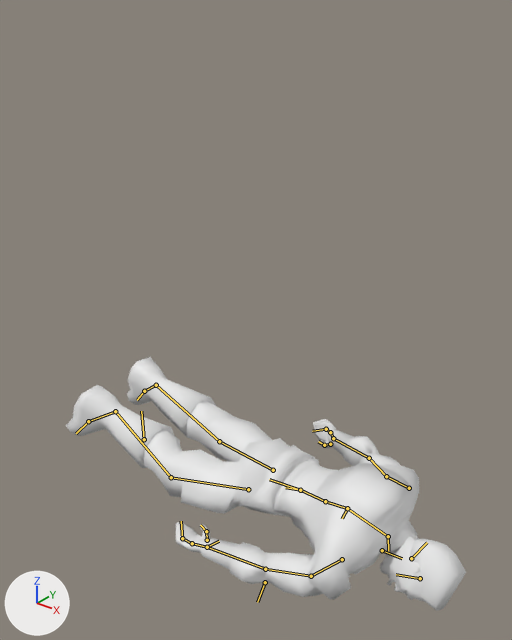
Renders of the Blender file xreal/base/models/players/xsarge/sargeRigged2.blend from each side of a commit.
Camera for both pictures: a 50 mm lens placed at (10.92, -9.34, 10.02), pointed at (3.16, 0.36, 4.01). Every picture has the same lights, and +X, +Y and +Z are marked at lower left. Both versions are drawn at the pose saved in each file; the numbers are the values there. The bones that bend it are drawn over the model as lines.

Objects in the first picture: 'SargeBody', 'SargeHair', 'SargeHead01'.
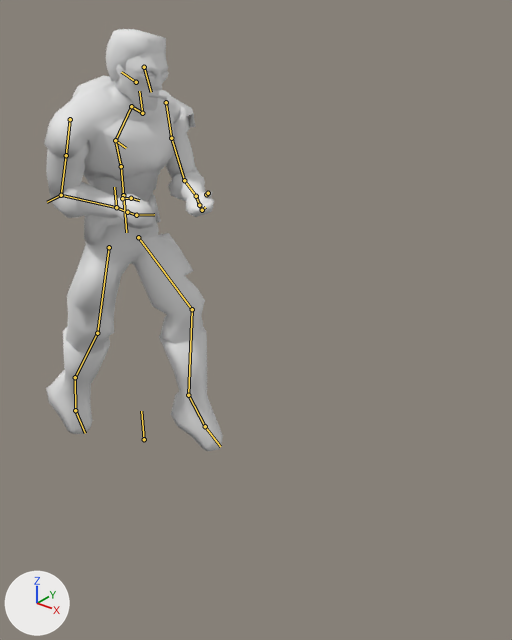
The edits, one by one:
Bone 'Main_Torso' (bone_main_torso) moves from (0.0, 5.04, 4.65) to (0.0, -0.2, 0.0).
Bone 'Main_Torso' (bone_main_torso) turns from (-70, 0, 0) to (0, 0, 0) degrees about its own x, y and z.
Bone 'Leg.1_L' (bone_leg_1_l) turns from (-3, 16, -20) to (-1, -7, 31) degrees about its own x, y and z.
Bone 'Leg.2_L' (bone_leg_2_l) turns from (4, -11, 6) to (23, 5, 2) degrees about its own x, y and z.
Bone 'Foot_L' (bone_foot_l) moves from (0.0, 0.01, 0.01) to (0.0, 0.0, 0.0).
Bone 'Foot_L' (bone_foot_l) turns from (9, -1, -6) to (32, 6, -11) degrees about its own x, y and z.
Bone 'Toe_L' (bone_toe_l) turns from (25, 2, 1) to (10, 0, -1) degrees about its own x, y and z.
Bone 'Leg.1_R' (bone_leg_1_r) turns from (-3, -3, 18) to (-3, -23, 15) degrees about its own x, y and z.
Bone 'Leg.2_R' (bone_leg_2_r) turns from (7, 9, -11) to (4, 20, -18) degrees about its own x, y and z.
Bone 'Foot_R' (bone_foot_r) moves from (0.0, -0.01, -0.01) to (0.0, 0.0, 0.0).
Bone 'Foot_R' (bone_foot_r) turns from (10, -11, 11) to (22, -4, 11) degrees about its own x, y and z.
Bone 'Toe_R' (bone_toe_r) turns from (20, -4, -1) to (5, 0, 1) degrees about its own x, y and z.
Bone 'Torso' (bone_torso) turns from (-10, 0, 0) to (0, 0, 0) degrees about its own x, y and z.
Bone 'Spine.1' (bone_spine_1) turns from (8, 0, 0) to (0, 0, 0) degrees about its own x, y and z.
Bone 'Spine.2' (bone_spine_2) turns from (3, 0, 0) to (0, 0, 0) degrees about its own x, y and z.
Bone 'Spine.3' (bone_spine_3) turns from (4, 0, 0) to (31, 0, 0) degrees about its own x, y and z.
Bone 'Arm.1_L' (bone_arm_1_l) turns from (-16, 30, 4) to (13, -6, 39) degrees about its own x, y and z.
Bone 'Arm.2_L' (bone_arm_2_l) turns from (-5, 0, -19) to (-18, -2, -15) degrees about its own x, y and z.
Bone 'Arm.3_L' (bone_arm_3_l) turns from (31, -35, -4) to (-52, -50, 87) degrees about its own x, y and z.
Bone 'Hand.1_L' (bone_hand_1_l) turns from (-5, 0, -2) to (0, 0, 0) degrees about its own x, y and z.
Bone 'Hand.2_L' (bone_hand_2_l) turns from (7, -1, 8) to (0, 0, 0) degrees about its own x, y and z.
Bone 'Hand.3_L' (bone_hand_3_l) turns from (-18, 0, 2) to (0, 0, 0) degrees about its own x, y and z.
Bone 'Thumb.1_L' (bone_thumb_1_l) turns from (-22, -3, -2) to (0, 0, 0) degrees about its own x, y and z.
Bone 'Thumb.2_L' (bone_thumb_2_l) turns from (15, -2, 10) to (0, 0, 0) degrees about its own x, y and z.
Bone 'Arm.1_R' (bone_arm_1_r) turns from (-20, -37, -29) to (5, 1, -6) degrees about its own x, y and z.
Bone 'Arm.2_R' (bone_arm_2_r) turns from (12, -65, -29) to (-8, -3, 3) degrees about its own x, y and z.
Bone 'Arm.3_R' (bone_arm_3_r) turns from (28, 27, 7) to (-77, -8, -1) degrees about its own x, y and z.
Bone 'Hand.1_R' (bone_hand_1_r) turns from (15, 6, 1) to (0, 0, 0) degrees about its own x, y and z.
Bone 'Hand.2_R' (bone_hand_2_r) turns from (5, 7, -5) to (0, 0, 0) degrees about its own x, y and z.
Bone 'Hand.3_R' (bone_hand_3_r) turns from (-22, 6, 1) to (0, 0, 0) degrees about its own x, y and z.
Bone 'Thumb.1_R' (bone_thumb_1_r) turns from (-33, 5, 6) to (0, 0, 0) degrees about its own x, y and z.
Bone 'Thumb.2_R' (bone_thumb_2_r) turns from (25, 5, -8) to (0, 0, 0) degrees about its own x, y and z.
Bone 'Head' (bone_head) moves from (-0.05, 0.18, 0.01) to (0.0, 0.0, 0.0).
Bone 'Head' (bone_head) turns from (2, 1, -96) to (-26, 35, -93) degrees about its own x, y and z.

Where the change shows, as pixel boxes (x1, y1, x2, y2) in the pictures (512 x 640 px):
'SargeBody', posed (49% narrower, 55% taller)
    before: (66, 357, 419, 600)
    after: (44, 75, 223, 451)
'SargeHair', posed (26% shorter)
    before: (406, 539, 466, 611)
    after: (106, 29, 166, 82)
'SargeHead01', posed
    before: (380, 537, 425, 602)
    after: (115, 52, 169, 111)
'SargeCigar', posed
    before: (387, 579, 392, 586)
    after: (157, 95, 167, 100)
bone 'Main_Torso', root to tip
    before: (300, 490) to (285, 487)
    after: (123, 195) to (125, 214)
bone 'Leg.1_L', root to tip
    before: (273, 470) to (219, 441)
    after: (138, 237) to (192, 309)
bone 'Leg.2_L', root to tip
    before: (219, 441) to (156, 385)
    after: (192, 309) to (188, 395)
bone 'Foot_L', root to tip
    before: (156, 385) to (144, 391)
    after: (188, 395) to (205, 426)
bone 'Toe_L', root to tip
    before: (144, 391) to (137, 400)
    after: (205, 426) to (220, 446)
bone 'Leg.1_R', root to tip
    before: (248, 489) to (171, 477)
    after: (109, 247) to (97, 333)
bone 'Leg.2_R', root to tip
    before: (171, 477) to (115, 411)
    after: (97, 333) to (75, 377)
bone 'Foot_R', root to tip
    before: (115, 411) to (88, 421)
    after: (75, 377) to (75, 410)
bone 'Toe_R', root to tip
    before: (88, 421) to (76, 433)
    after: (75, 410) to (85, 433)
bone 'Torso', root to tip
    before: (300, 490) to (269, 479)
    after: (123, 195) to (126, 232)
bone 'Spine.1', root to tip
    before: (300, 490) to (325, 501)
    after: (123, 195) to (121, 166)
bone 'Spine.2', root to tip
    before: (325, 501) to (347, 508)
    after: (121, 166) to (115, 140)
bone 'Spine.3', root to tip
    before: (347, 508) to (388, 536)
    after: (115, 140) to (131, 106)
bone 'Arm.1_L', root to tip
    before: (409, 488) to (386, 476)
    after: (166, 102) to (171, 138)
bone 'Arm.2_L', root to tip
    before: (386, 476) to (369, 458)
    after: (171, 138) to (184, 180)
bone 'Arm.3_L', root to tip
    before: (369, 458) to (333, 438)
    after: (184, 180) to (196, 196)
bone 'Hand.1_L', root to tip
    before: (333, 438) to (330, 432)
    after: (196, 196) to (199, 205)
bone 'Hand.2_L', root to tip
    before: (330, 432) to (326, 429)
    after: (199, 205) to (202, 210)
bone 'Hand.3_L', root to tip
    before: (326, 429) to (312, 431)
    after: (202, 210) to (205, 207)
bone 'Thumb.1_L', root to tip
    before: (330, 444) to (324, 445)
    after: (206, 194) to (208, 193)
bone 'Thumb.2_L', root to tip
    before: (324, 445) to (318, 441)
    after: (208, 193) to (208, 193)
bone 'Arm.1_R', root to tip
    before: (342, 559) to (311, 576)
    after: (70, 119) to (66, 155)
bone 'Arm.2_R', root to tip
    before: (311, 576) to (265, 569)
    after: (66, 155) to (61, 195)
bone 'Arm.3_R', root to tip
    before: (265, 569) to (207, 547)
    after: (61, 195) to (116, 207)
bone 'Hand.1_R', root to tip
    before: (207, 547) to (192, 543)
    after: (116, 207) to (127, 212)
bone 'Hand.2_R', root to tip
    before: (192, 543) to (182, 538)
    after: (127, 212) to (136, 215)
bone 'Hand.3_R', root to tip
    before: (182, 538) to (181, 521)
    after: (136, 215) to (154, 214)
bone 'Thumb.1_R', root to tip
    before: (207, 540) to (206, 531)
    after: (122, 198) to (131, 198)
bone 'Thumb.2_R', root to tip
    before: (206, 531) to (200, 525)
    after: (131, 198) to (139, 200)
bone 'Head', root to tip
    before: (382, 550) to (402, 558)
    after: (142, 113) to (139, 91)
